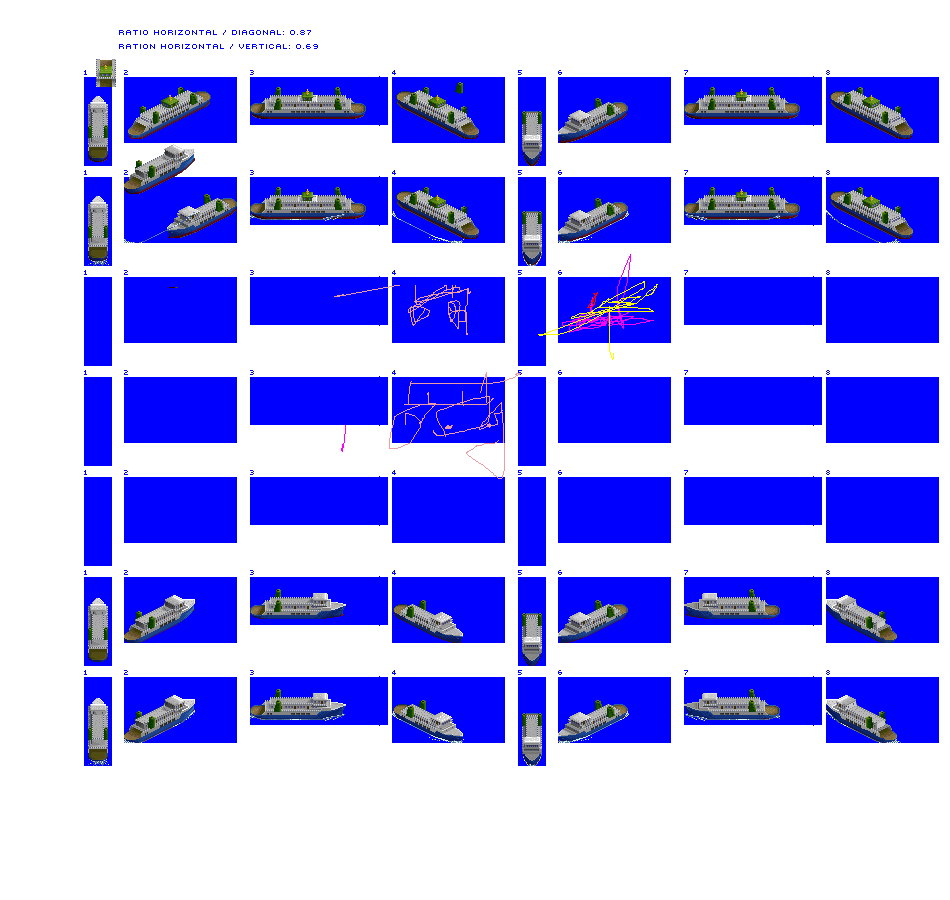
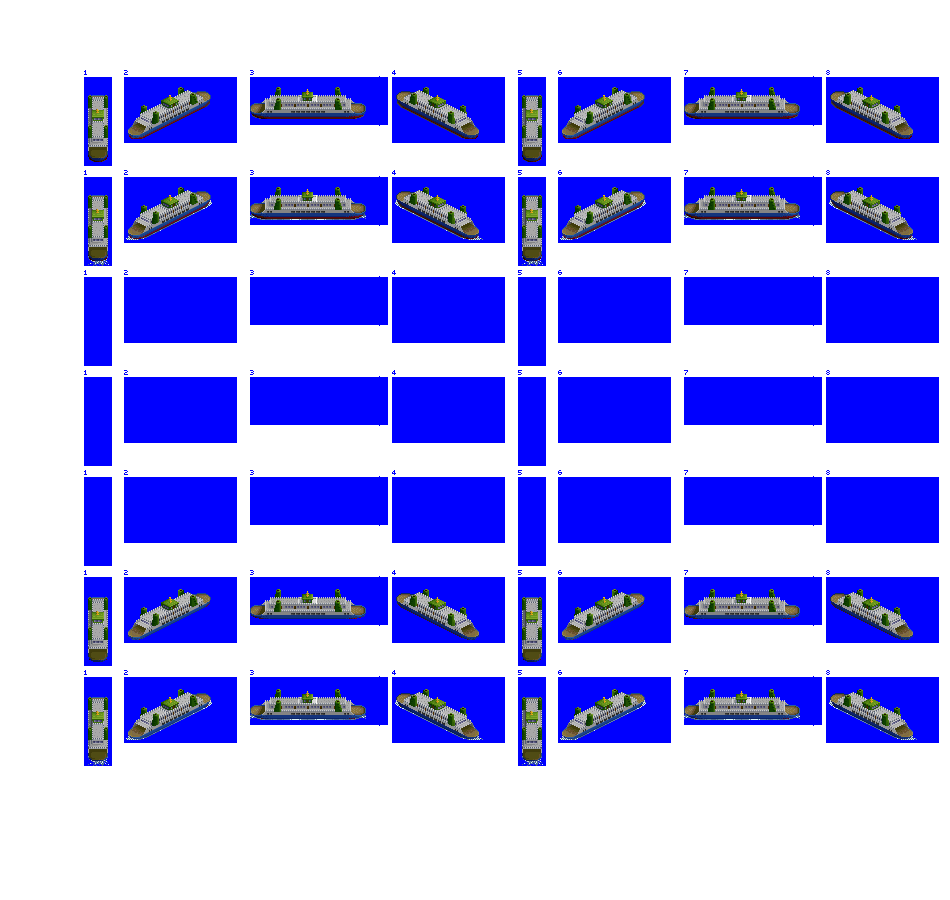
The second 950px x 900px image is a revision of the first. Changes to its layers:
painted on "prop / bow wash" over [88, 200, 917, 766]
removed layer "Layer 5" over [96, 59, 147, 108]
renamed "Layer 6" to "Vehicle Ferry", painted on it over [88, 82, 913, 762]
removed layer "Layer 4" over [88, 87, 913, 766]
removed layer "ratio horizontal / diagonal: 0" over [119, 30, 318, 49]
painted on "Background" over [341, 380, 507, 452]
